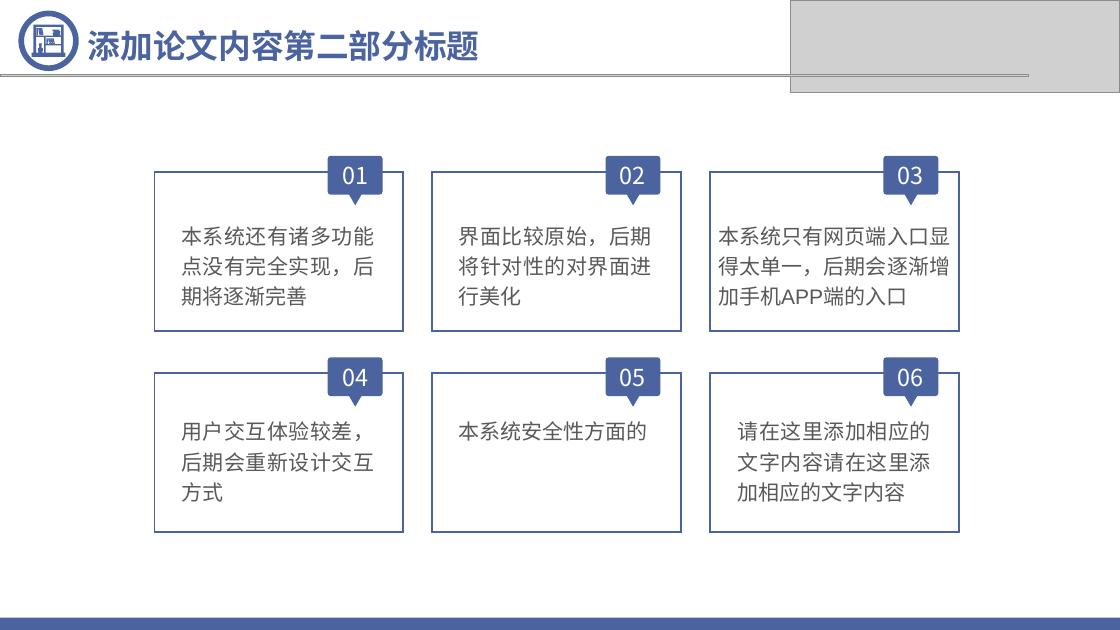
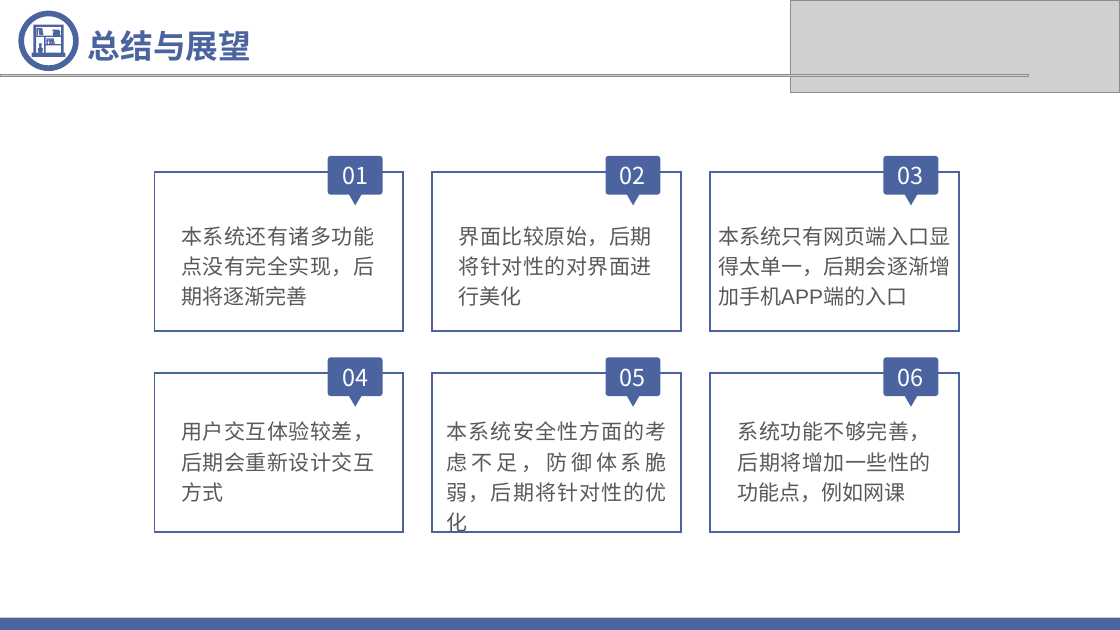
Before and after one commit to lzb-cc/Cmty, a slide deck: slide 16 of datas/毕业答辩PPT.ppt. Drawn at 1120x630 pixels with LibreOffice and Linux fonts; fonts in the diff are those of the drawing; grey boxes stand for pictures. Boxes give left, top, right and bottom in pixels: in the first picture for what was removed or moved away, otherwise in the second. Text is boxed around its words. In the diff, an @@ line names an element or a change of style, - is before the commit and + after.

```diff
--- a/datas/毕业答辩PPT.ppt
+++ b/datas/毕业答辩PPT.ppt
@@ text at [88,30,251,61]: text changed @@
-添加论文内容第二部分标题
+总结与展望
@@ text at [447,421,667,502]: text changed @@
-本系统安全性方面的
+本系统安全性方面的考虑不足，防御体系脆弱，后期将针对性的优化
@@ text at [738,421,931,502]: text changed @@
-请在这里添加相应的文字内容请在这里添加相应的文字内容
+系统功能不够完善，后期将增加一些性的功能点，例如网课
```
Also in this commit, not shown: 3 other slides changed.
